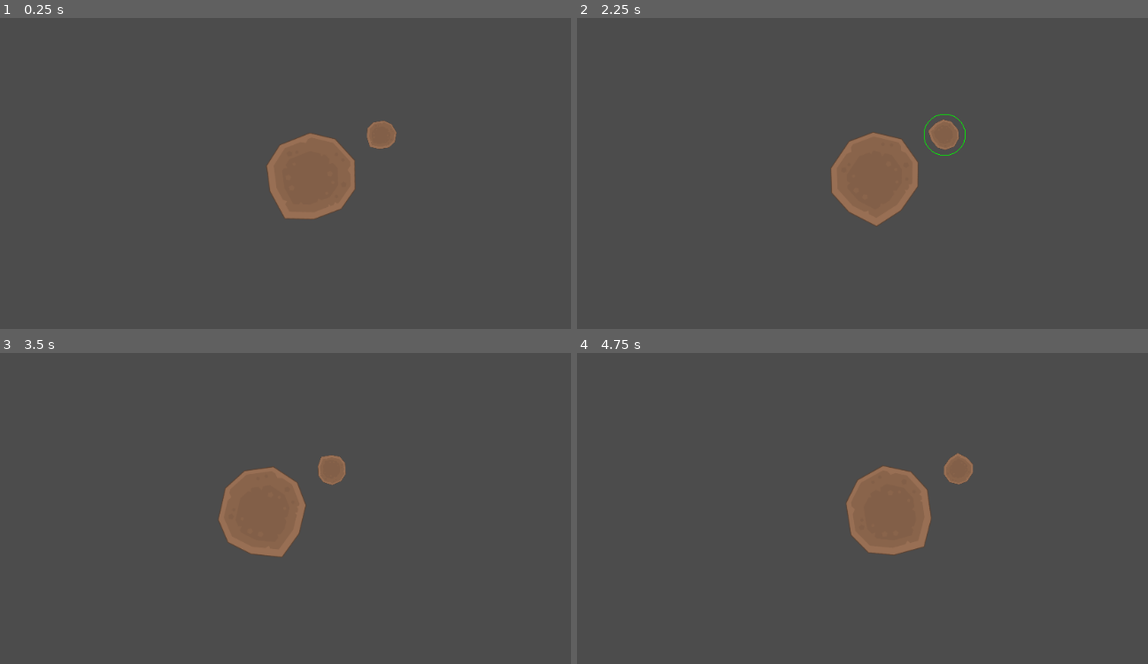
Above: before the commit, frames 1-4 (two rows, left to right).
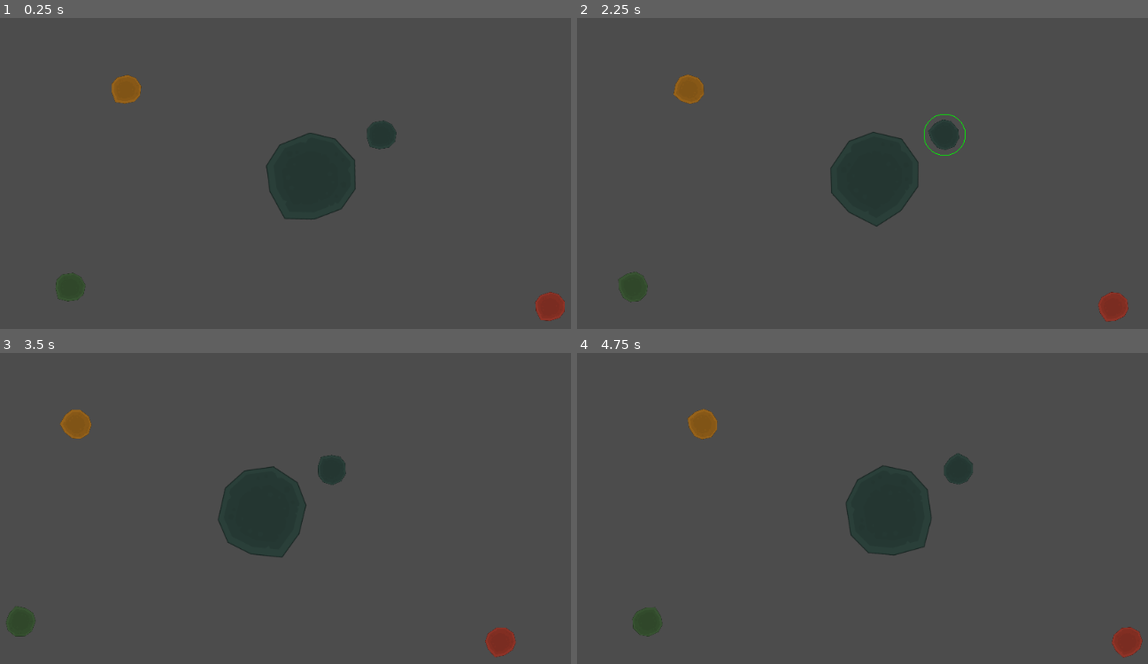
Above: after the commit, the same moments.

Repository: Bloodyaugust/kenney-jam-2022
Game: Godot game, scene res://main.tscn
The game is run twice, just before and just after one commit, with the same random seed, the same clock (stepped at 60 frames per second) and the same inputs.
Inputs (mouse positions are in pixels of both pictures, inside the frame that each line leads up to):
- Up to frame 1 (0.25 s): no input
- Up to frame 2 (2.25 s): tap Enter at 0.5, 2 s; drag from (891, 176) to (959, 86) at 0.52 s; tap Space at 1.25 s; drag from (959, 136) to (851, 257) at 1.27 s; move the mouse to (959, 86) at 2.02 s; hold Right (ui_right) from 2.03 s (still down)
- Up to frame 3 (3.5 s): release Right (ui_right) at 2.75 s; drag from (274, 592) to (97, 449) at 2.77 s
- Up to frame 4 (4.75 s): move the mouse to (1102, 573) at 3.52 s; hold Left (ui_left) 3.53-4.25 s; drag from (674, 449) to (782, 408) at 4.27 s

The runs differ from the first frame. In frame 1, 5.0% of the frame differs, in the area x 9-99%, y 18-98%; in frame 2, 5.0%, in the area x 7-97%, y 18-98%; in frame 3, 5.0%; in frame 4, 5.0%.

Commit message:
Add Constants for resources and color scheme
- Asteroids now tween their modulate based on the predominant resource

Diff:
--- a/actors/Asteroid.gd
+++ b/actors/Asteroid.gd
@@ -39,6 +39,13 @@
   _spin_rate = rand_range(-1, 1)
   _sprite.scale = _sprite.scale * data.size
 
+  var _greatest_resource: String = "water"
+  for _resource in Constants.RESOURCE_TYPES:
+    if data[_resource] > data[_greatest_resource]:
+      _greatest_resource = _resource
+
+  _sprite.modulate = _sprite.modulate.linear_interpolate(Constants.RESOURCE_COLORS[_greatest_resource], 0.8)
+
 func _on_Area2D_input_event(viewport, event: InputEvent, shape_idx):
   if event is InputEventMouseButton and event.is_pressed():
     Store.emit_signal("asteroid_selected", self)
--- /dev/null
+++ b/data/Constants.gd
@@ -0,0 +1,13 @@
+extends Node
+
+const COLOR_NITROGEN: Color = Color("#EB5353")
+const COLOR_POTASSIUM: Color = Color("#F9D923")
+const COLOR_PHOSPHATES: Color = Color("#36AE7C")
+const COLOR_WATER: Color = Color("#187498")
+const RESOURCE_COLORS: Dictionary = {
+  "nitrogen": COLOR_NITROGEN,
+  "potassium": COLOR_POTASSIUM,
+  "phosphates": COLOR_PHOSPHATES,
+  "water": COLOR_WATER
+ }
+const RESOURCE_TYPES: Array = ["nitrogen", "potassium", "phosphates", "water"]
--- /dev/null
+++ b/data/asteroids/small_nitrogen.tres
@@ -0,0 +1,11 @@
+[gd_resource type="Resource" load_steps=2 format=2]
+
+[ext_resource path="res://data/asteroid.gd" type="Script" id=1]
+
+[resource]
+script = ExtResource( 1 )
+nitrogen = 3.0
+potassium = 0.0
+phosphates = 0.0
+size = 1.0
+water = 1.0
--- /dev/null
+++ b/data/asteroids/small_phosphates.tres
@@ -0,0 +1,11 @@
+[gd_resource type="Resource" load_steps=2 format=2]
+
+[ext_resource path="res://data/asteroid.gd" type="Script" id=1]
+
+[resource]
+script = ExtResource( 1 )
+nitrogen = 0.0
+potassium = 0.0
+phosphates = 3.0
+size = 1.0
+water = 1.0
--- /dev/null
+++ b/data/asteroids/small_potassium.tres
@@ -0,0 +1,11 @@
+[gd_resource type="Resource" load_steps=2 format=2]
+
+[ext_resource path="res://data/asteroid.gd" type="Script" id=1]
+
+[resource]
+script = ExtResource( 1 )
+nitrogen = 0.0
+potassium = 3.0
+phosphates = 0.0
+size = 1.0
+water = 1.0
--- a/main.tscn
+++ b/main.tscn
@@ -1,9 +1,12 @@
-[gd_scene load_steps=5 format=2]
+[gd_scene load_steps=8 format=2]
 
 [ext_resource path="res://actors/Asteroid.tscn" type="PackedScene" id=1]
 [ext_resource path="res://data/asteroids/starter.tres" type="Resource" id=2]
 [ext_resource path="res://data/asteroids/small_ice.tres" type="Resource" id=3]
+[ext_resource path="res://data/asteroids/small_phosphates.tres" type="Resource" id=4]
 [ext_resource path="res://lib/BetterCam.tscn" type="PackedScene" id=5]
+[ext_resource path="res://data/asteroids/small_nitrogen.tres" type="Resource" id=6]
+[ext_resource path="res://data/asteroids/small_potassium.tres" type="Resource" id=7]
 
 [node name="Node2D" type="Node2D"]
 
@@ -12,6 +15,18 @@
 [node name="Asteroid" parent="." instance=ExtResource( 1 )]
 data_resource = ExtResource( 2 )
 
+[node name="Asteroid3" parent="." instance=ExtResource( 1 )]
+position = Vector2( -268, -126 )
+data_resource = ExtResource( 7 )
+
+[node name="Asteroid4" parent="." instance=ExtResource( 1 )]
+position = Vector2( -349, 161 )
+data_resource = ExtResource( 4 )
+
+[node name="Asteroid5" parent="." instance=ExtResource( 1 )]
+position = Vector2( 345, 189 )
+data_resource = ExtResource( 6 )
+
 [node name="Asteroid2" parent="." instance=ExtResource( 1 )]
 position = Vector2( 101, -60 )
 data_resource = ExtResource( 3 )
--- a/project.godot
+++ b/project.godot
@@ -27,6 +27,7 @@
 [autoload]
 
 GDUtil="*res://lib/GDUtil.gd"
+Constants="*res://data/Constants.gd"
 Store="*res://scripts/Store.gd"
 
 [gui]
